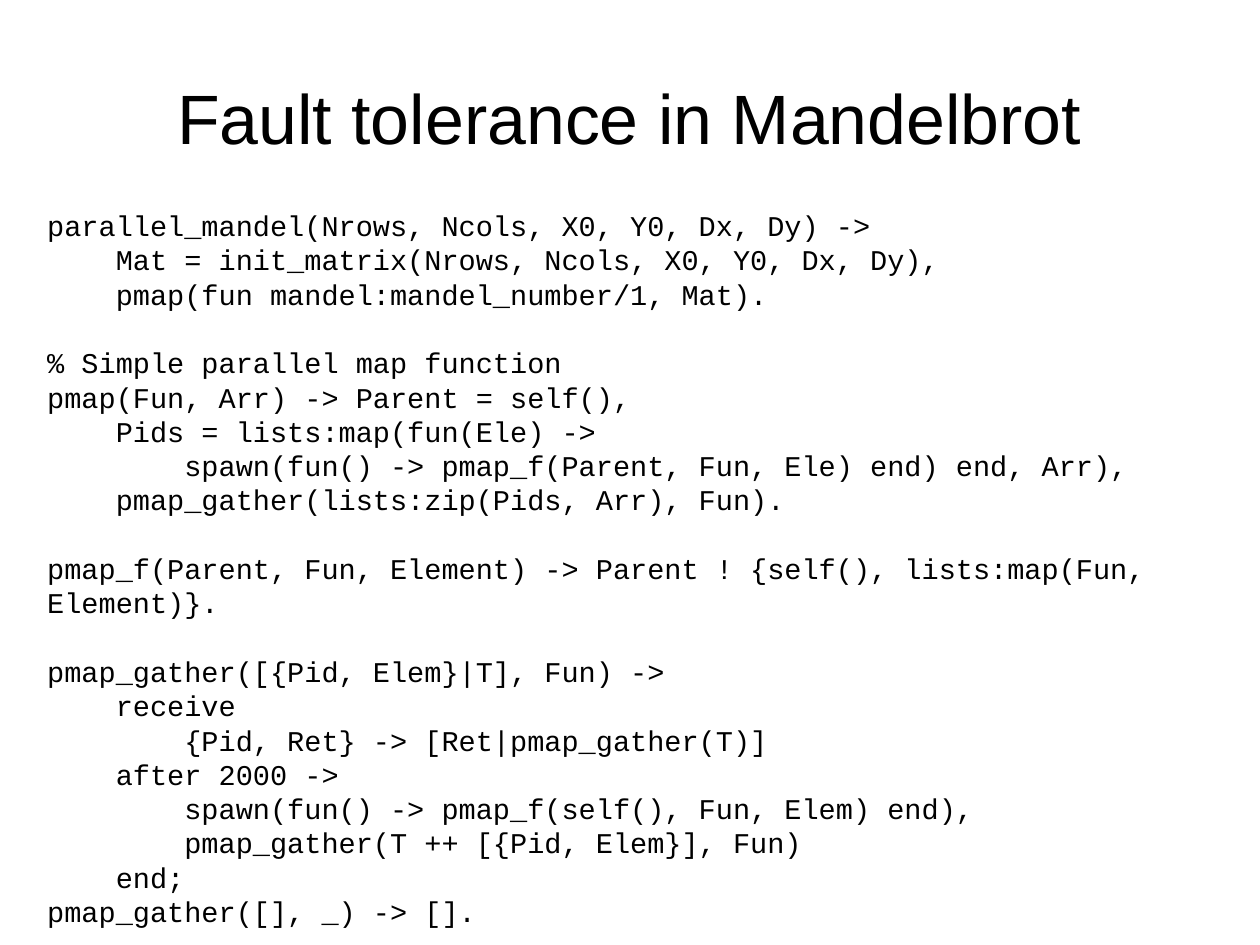
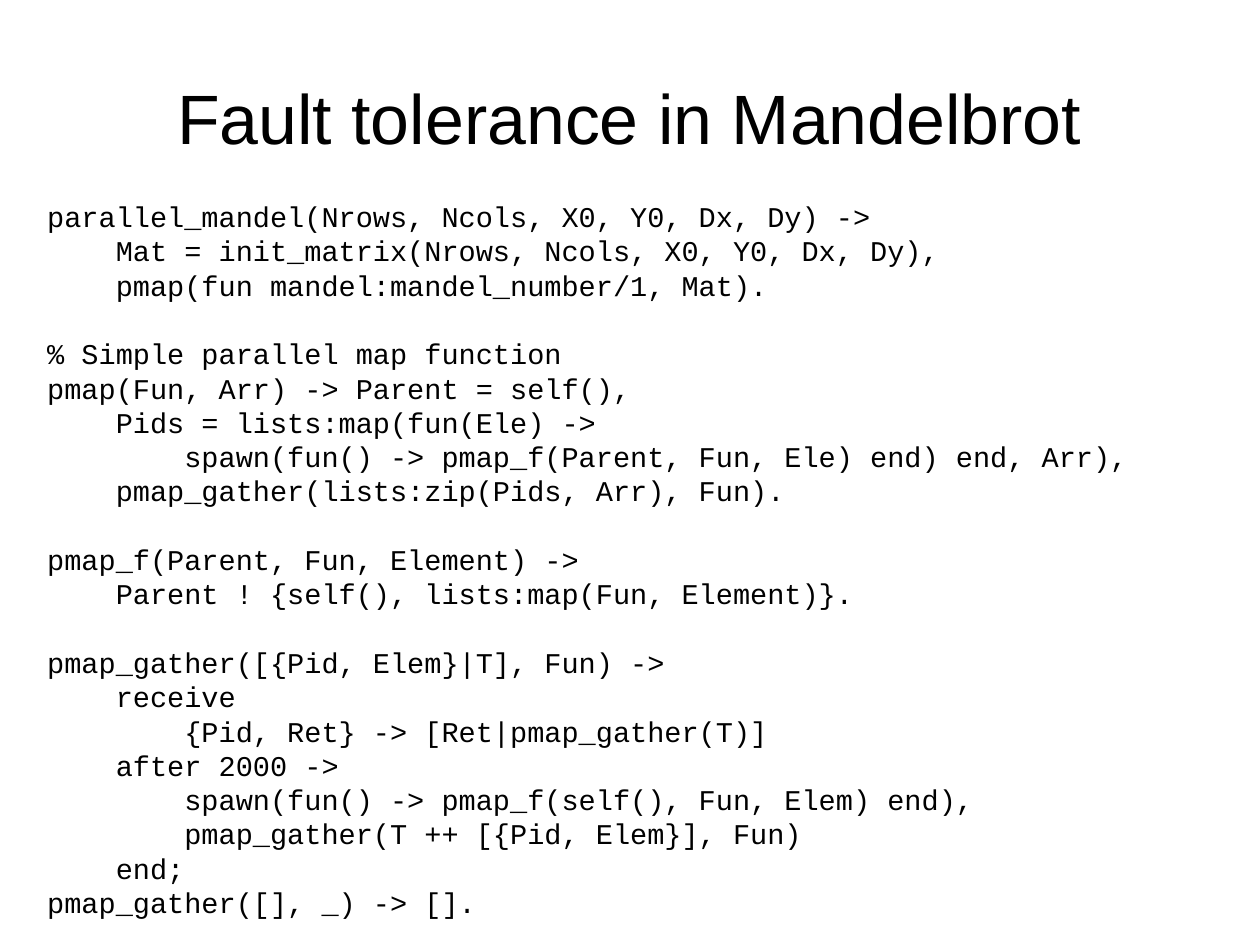
Before and after one commit to FractalDesigns/cowichan-1, a slide deck: slide 18 of miscellaneous/2010-12/slides.odp (slide 17 before the commit). Drawn at 1260x945 pixels with LibreOffice and Linux fonts; fonts in the diff are those of the drawing; background and template pictures are left out. Boxes give left, top, right and bottom in pixels: in the first picture for what was removed or moved away, otherwise in the second. Text is boxed around its words. In the diff, an @@ line names an element or a change of style, - is before the commit and + after.

```diff
--- a/miscellaneous/2010-12/slides.odp
+++ b/miscellaneous/2010-12/slides.odp
@@ text "parallel_mandel(Nrows, Ncols, X0, Y0, Dx, ...": place and size @@
-text "parallel_mandel(Nrows, Ncols, X0, Y0, Dx, ..." at [47, 216, 1144, 825]
+text "parallel_mandel(Nrows, Ncols, X0, Y0, Dx, ..." at [47, 207, 1128, 919]
@@ text at [47, 550, 853, 610]: text changed @@
-pmap_f(Parent, Fun, Element) -> Parent ! {self(), lists:map(Fun, Element)}.
+pmap_f(Parent, Fun, Element) ->
+Parent ! {self(), lists:map(Fun, Element)}.
```
Also in this commit, not shown: 11 other slides changed, 1 slide added, 1 slide removed.
